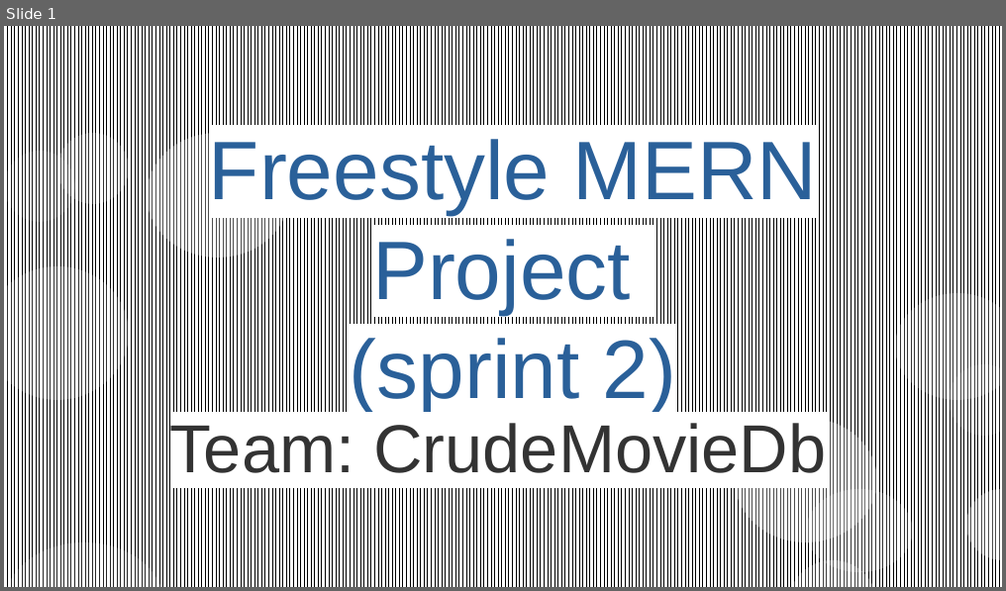
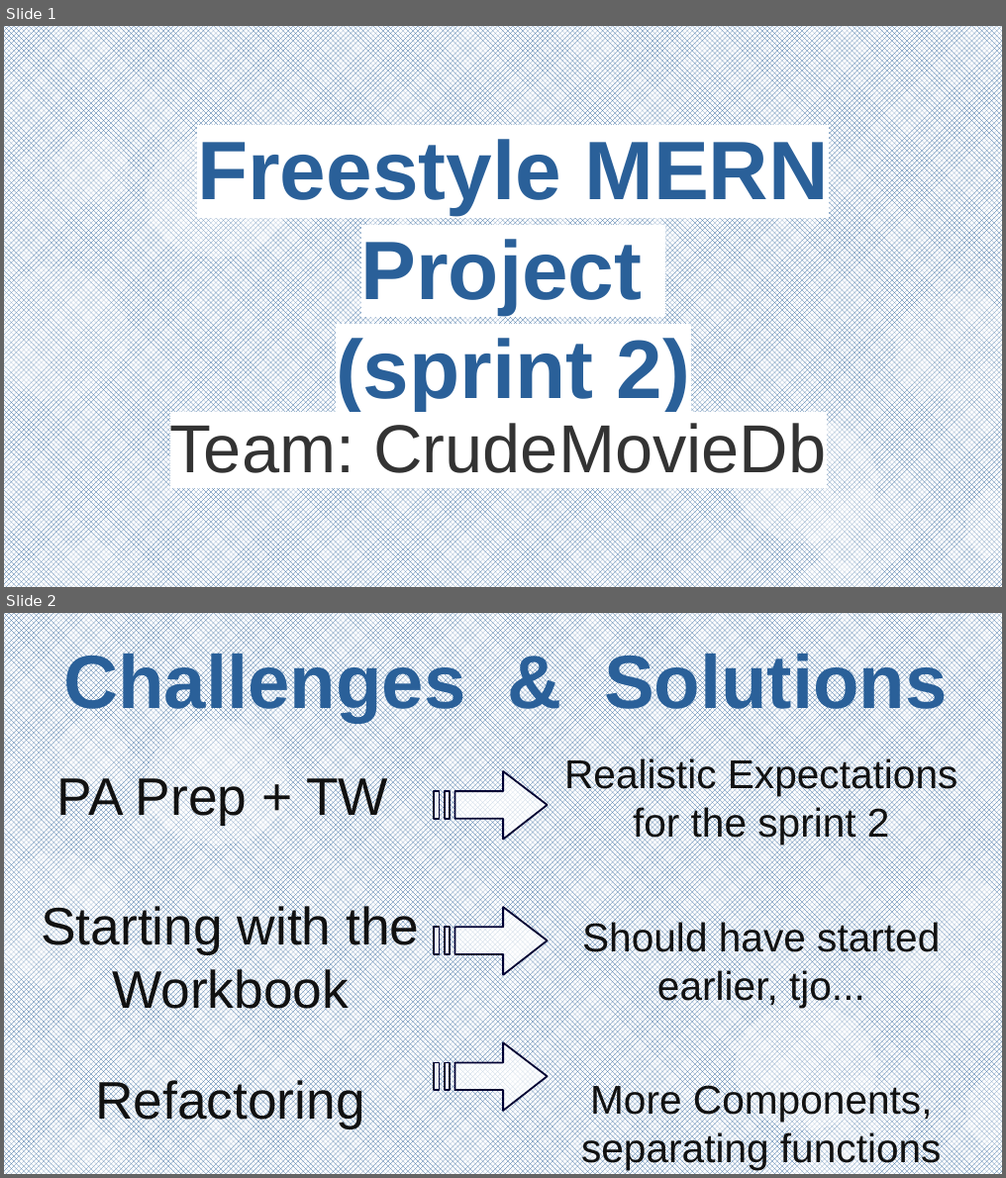
Before and after one commit to CodecoolGlobal/freestyle-mern-project-react-lillitaz, a slide deck: präsentation/CrudeMovieDb-PP.odp. Shown one above the other, each under a label of ours: slide 1 before the commit, slides 1 and 2 after it. The pictures are 1006x591 and 1006x1178 pixels, drawn with LibreOffice and Linux fonts; fonts in the diff are those of the drawing. Boxes give left, top, right and bottom in pixels: in the first picture for what was removed or moved away, otherwise in the second. Text is boxed around its words. In the diff, an @@ line names an element or a change of style, - is before the commit and + after.

```diff
--- a/präsentation/CrudeMovieDb-PP.odp
+++ b/präsentation/CrudeMovieDb-PP.odp
@@ slide 2 added at [4,613,1002,1174], background #FFFFFF; not listed: 12 template elements that a slide beside it also shows @@
@@ title added at [63,649,947,723], 60 pt, text #2A6099, bold @@
+Challenges & Solutions
@@ text added at [564,757,958,1170], 32 pt, text #111111 @@
+Realistic Expectations for the sprint 2
+Should have started earlier, tjo...
+More Components, separating functions
@@ text added at [41,773,419,1130], 42 pt, text #111111 @@
+PA Prep + TW
+Starting with the Workbook
+Refactoring
@@ freeform shape added at [434,771,548,840], fill #FFFFFF at 70% opacity, outline #000032 1.42 pt @@
@@ freeform shape added at [434,907,548,975], fill #FFFFFF at 70% opacity, outline #000032 1.42 pt @@
@@ freeform shape added at [434,1043,548,1111], fill #FFFFFF at 70% opacity, outline #000032 1.42 pt @@
@@ slide 1 changed as well @@
@@ rectangle at [4,26,1002,587]: fill pattern #000000 on #FFFFFF to pattern #2A6099 on #FFFFFF @@
@@ title "Freestyle MERN Project (sprint 2)" at [197,139,829,412]: bold on @@
```
Also in this commit, not shown: 5 other slides changed, 1 other slide added, 1 slide removed, 2 other files.
